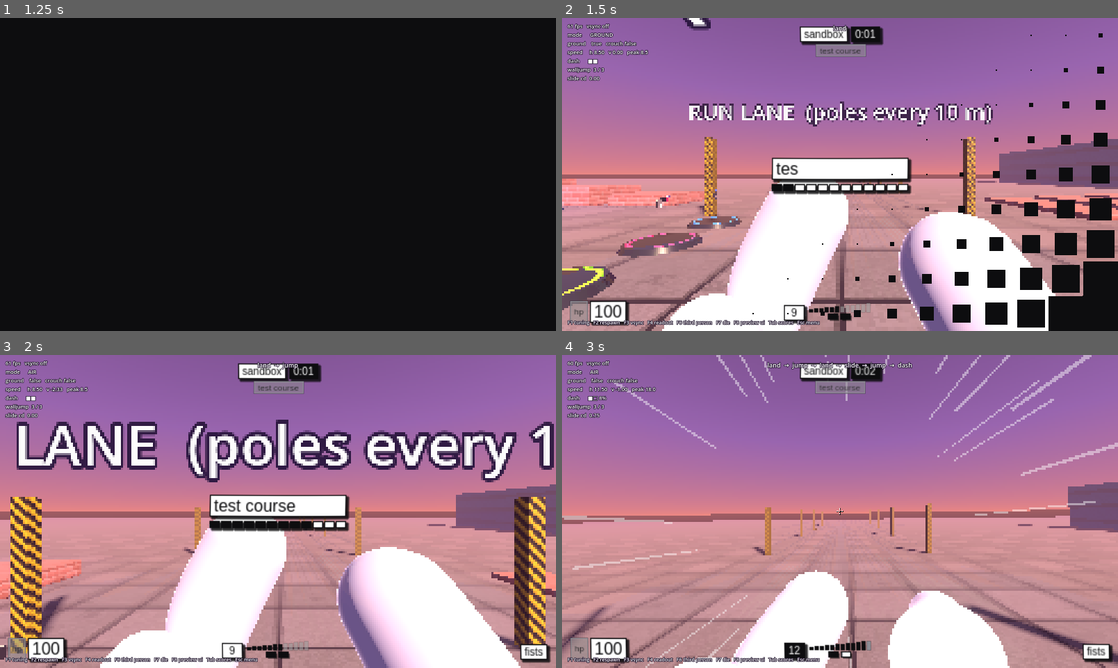
Above: before the commit, frames 1-4 (two rows, left to right).
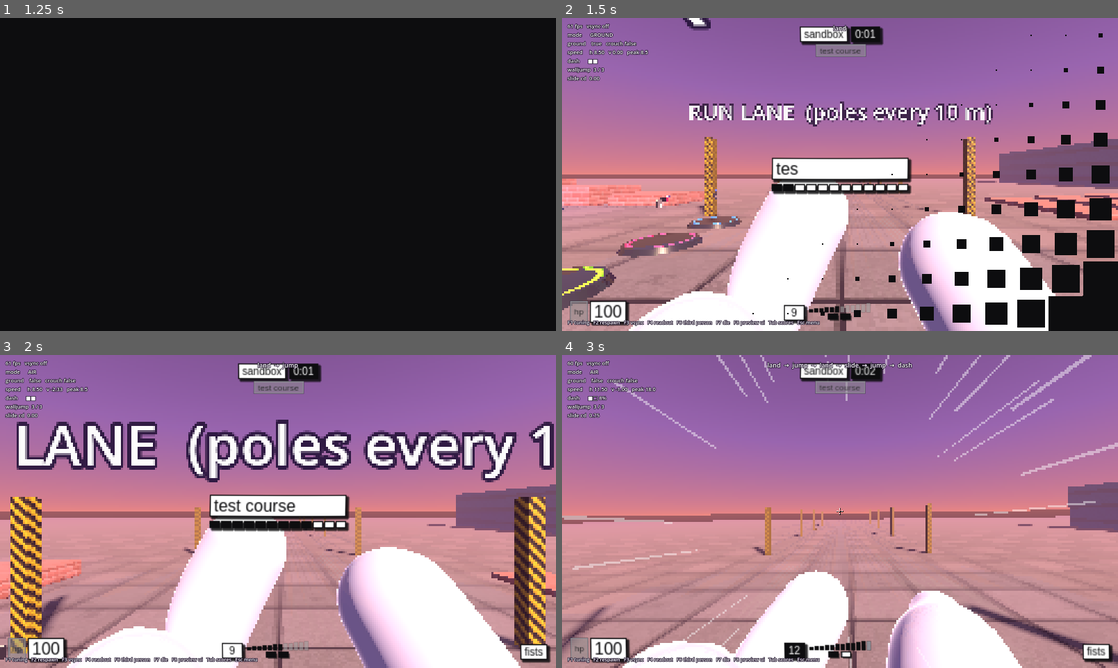
Above: after the commit, the same moments.

Repository: shrimpsooup2/xpl
Game: Godot game, scene res://scenes/main_menu.tscn
The game is run twice, just before and just after one commit, with the same random seed, the same clock (stepped at 60 frames per second) and the same inputs.
Inputs (mouse positions are in pixels of both pictures, inside the frame that each line leads up to):
- Up to frame 1 (1.25 s): click "play" at 0.5 s
- Up to frame 2 (1.5 s): move the mouse to (867, 174) at 1.27 s; hold W (move_forward) from 1.28 s (still down); hold Right mouse button (alt_fire) from 1.28 s (still down); click (867, 174) at 1.42 s
- Up to frame 3 (2 s): keep holding W (move_forward); keep holding Right mouse button (alt_fire); tap Space (jump) at 1.52 s
- Up to frame 4 (3 s): keep holding W (move_forward); move the mouse to (812, 511) at 2.02 s; release Right mouse button (alt_fire) at 2.03 s; tap Ctrl (crouch) at 2.1 s; click (812, 511) at 2.17 s; tap Space (jump) at 2.27 s; move the mouse to (851, 505) at 2.77 s; hold Shift (dash) from 2.78 s (still down); click (851, 505) at 2.92 s

Frame 1 is identical in both runs. In frame 2, 0.6% of the frame differs, in the area x 12-28%, y 87-100%; in frame 3, 0.6%; in frame 4, 2.2%, in the area x 10-83%, y 80-100%.

Commit message:
First-person arms carry on out of view instead of ending
Past the cut, each viewmodel arm continues as a sleeve rebuilt every
frame: straight on from the cut's rim (exactly where the skinned arm puts
it), then curving down and narrowing to end below the shoulder, in front
of the eye. The rounded back ends no longer show with fists up. Sleeves
stay off the line of sight at the eye's plane, where the viewmodel's
squeezed depth doesn't clip. Test: sleeves exist, no end in view, nothing
near the line of sight at the eye's plane (fists, jab, rifle, top-up).

Co-Authored-By: Claude Opus 5.5 <noreply@anthropic.com>
Claude-Session: https://claude.ai/code/session_01Tj9HxZHYVTVMQ6X4MXNMBu

Diff:
--- a/src/player/viewmodel.gd
+++ b/src/player/viewmodel.gd
@@ -17,6 +17,19 @@
 
 ## Each arm is cut off this far down the upper arm from the shoulder joint.
 const ARM_CUT_DEPTH := 0.1
+## From the cut, each arm carries on as a sleeve (first person only): straight
+## on up the upper arm (SLEEVE_HANDLE, rig meters), then curving down and back,
+## narrowing to SLEEVE_TIP of its width, to end SLEEVE_DROP below the shoulder
+## and SLEEVE_END in front of the eye, well out of view, so no end of an arm
+## ever shows, whichever way the arm points. It ends in front of the eye and
+## well below the line of sight: the squeezed depth (viewmodel.gdshaderinc)
+## doesn't clip at the near plane, so anything reaching behind the eye near
+## the line of sight would smear across the screen.
+const SLEEVE_HANDLE := 0.15
+const SLEEVE_DROP := 0.12
+const SLEEVE_END := 0.15
+const SLEEVE_TIP := 0.4
+const SLEEVE_RINGS := 8
 ## Vertical field of view it's drawn with, and how much of the camera's FOV
 ## swings (speed, slides, punches) it still follows.
 const FOV := 62.0
@@ -58,6 +71,8 @@
 var _root := Node3D.new()
 var _rig: Node3D
 var _arms: MeshInstance3D
+var _sleeves: MeshInstance3D
+var _sleeve_mesh := ArrayMesh.new()
 var _last_look := Vector2.ZERO
 var _has_look := false
 # Springs: position (m) and rotation (rad), each with a velocity.
@@ -78,6 +93,10 @@
 var _shoulder_rest := Vector3.ZERO  # Shoulders' midpoint, rig space turned and scaled.
 
 static var _arms_mesh: ArrayMesh
+## Where each arm is cut, for the sleeves: [{bone (the upper arm), along
+## (shoulder to elbow, rest), points, normals (the cut's rim, in order),
+## bones, weights, per (weights per vertex)}].
+static var _arm_ends: Array[Dictionary] = []
 
 
 func _ready() -> void:
@@ -105,15 +124,21 @@
 	skeleton.add_child(_arms)
 	_arms.skin = skeleton.create_skin_from_rest_transforms()
 	_arms.skeleton = _arms.get_path_to(skeleton)
-	_arms.material_override = WeaponModel.material(true)
-	_arms.set_instance_shader_parameter(&"color", PlayerModel.BODY_COLOR)
-	_arms.set_instance_shader_parameter(&"gloss", 0.25)
-	_arms.set_instance_shader_parameter(&"rim_amount", 0.3)
-	_arms.set_instance_shader_parameter(&"roughness_amount", 0.2)
-	_arms.cast_shadow = GeometryInstance3D.SHADOW_CASTING_SETTING_OFF
+	_sleeves = MeshInstance3D.new()
+	_sleeves.name = "Sleeves"
+	_sleeves.mesh = _sleeve_mesh
+	skeleton.add_child(_sleeves)
+	for mi: MeshInstance3D in [_arms, _sleeves]:
+		mi.material_override = WeaponModel.material(true)
+		mi.set_instance_shader_parameter(&"color", PlayerModel.BODY_COLOR)
+		mi.set_instance_shader_parameter(&"gloss", 0.25)
+		mi.set_instance_shader_parameter(&"rim_amount", 0.3)
+		mi.set_instance_shader_parameter(&"roughness_amount", 0.2)
+		mi.cast_shadow = GeometryInstance3D.SHADOW_CASTING_SETTING_OFF
 	layers = BodyLayers.new()
 	layers.name = "Layers"
 	skeleton.add_child(layers)
+	layers.modification_processed.connect(_update_sleeves)
 	if holder:
 		holder.equipped.connect(_on_equipped)
 		holder.fired.connect(_on_fired)
@@ -393,6 +418,7 @@
 static func arms_only(sk: Skeleton3D) -> ArrayMesh:
 	if _arms_mesh:
 		return _arms_mesh
+	_arm_ends.clear()
 	var arm_bones := {}
 	var cuts := {}  # Side -> [origin, direction] of the upper arm, rest pose.
 	for side: String in ["L", "R"]:
@@ -460,7 +486,8 @@
 						poly.append(_split_edge(arrays, past, split, a, b))
 				for k in range(1, poly.size() - 1):
 					kept.append_array([poly[0], poly[k], poly[k + 1]])
-		_cap_holes(arrays, kept)
+		for loop in _cap_holes(arrays, kept):
+			_remember_end(arrays, loop, cuts, upper_arm, per)
 		arrays[Mesh.ARRAY_INDEX] = kept
 		_arms_mesh.add_surface_from_arrays(Mesh.PRIMITIVE_TRIANGLES, arrays, [], {}, source.surface_get_format(s) & Mesh.ARRAY_FLAG_USE_8_BONE_WEIGHTS)
 	return _arms_mesh
@@ -492,10 +519,39 @@
 	return index
 
 
+## Keeps the rim of an arm's cut (`loop`, in the order the triangles run it)
+## for its sleeve.
+static func _remember_end(arrays: Array, loop: Array, cuts: Dictionary, upper_arm: Dictionary, per: int) -> void:
+	var verts: PackedVector3Array = arrays[Mesh.ARRAY_VERTEX]
+	var normals: PackedVector3Array = arrays[Mesh.ARRAY_NORMAL]
+	var bones: PackedInt32Array = arrays[Mesh.ARRAY_BONES]
+	var weights: PackedFloat32Array = arrays[Mesh.ARRAY_WEIGHTS]
+	var center := Vector3.ZERO
+	for v: int in loop:
+		center += verts[v]
+	center /= loop.size()
+	var side := "L" if center.x > 0.0 else "R"
+	var cut: Array = cuts[side]
+	if absf((center - (cut[0] as Vector3)).dot(cut[1]) - ARM_CUT_DEPTH) > 0.03:
+		return  # Not the cut.
+	var end := {"bone": upper_arm[side], "along": cut[1], "per": per,
+			"points": PackedVector3Array(), "normals": PackedVector3Array(),
+			"bones": PackedInt32Array(), "weights": PackedFloat32Array()}
+	for v: int in loop:
+		end.points.append(verts[v])
+		end.normals.append(normals[v])
+		for k in per:
+			end.bones.append(bones[v * per + k])
+			end.weights.append(weights[v * per + k])
+	_arm_ends.append(end)
+
+
 ## Closes every hole in the triangle list `indices` (appending to it and to
 ## the vertex arrays) with a fan around the hole's centre. The fan runs
 ## against the boundary edges' direction, so it faces outward like the rest.
-static func _cap_holes(arrays: Array, indices: PackedInt32Array) -> void:
+## Returns the holes' rims, each in the order the triangles run it.
+static func _cap_holes(arrays: Array, indices: PackedInt32Array) -> Array[Array]:
+	var loops: Array[Array] = []
 	var count := {}
 	for i in range(0, indices.size(), 3):
 		for k in 3:
@@ -523,6 +579,7 @@
 			v = n
 		if loop.size() < 3:
 			continue
+		loops.append(loop)
 		var center := Vector3.ZERO
 		for i in loop:
 			center += verts[i]
@@ -547,3 +604,85 @@
 			arrays[slot] = values
 	arrays[Mesh.ARRAY_VERTEX] = verts
 	arrays[Mesh.ARRAY_NORMAL] = normals
+	return loops
+
+
+## Rebuilds the sleeves on this frame's pose (see SLEEVE_HANDLE). Each starts
+## on the cut's rim exactly where the skinned arm puts it, and the rim is
+## carried along the curve, turning with it.
+func _update_sleeves() -> void:
+	_sleeve_mesh.clear_surfaces()
+	if _arm_ends.is_empty() or not _root.visible:
+		return
+	var skin := {}  # Bone -> its pose from rest, this frame.
+	var to_view := global_transform.affine_inverse() * skeleton.global_transform
+	var from_view := to_view.affine_inverse()
+	var verts := PackedVector3Array()
+	var normals := PackedVector3Array()
+	for end: Dictionary in _arm_ends:
+		var points: PackedVector3Array = end.points
+		var count := points.size()
+		var per: int = end.per
+		var rim := PackedVector3Array()
+		var rim_normals := PackedVector3Array()
+		var center := Vector3.ZERO
+		for i in count:
+			var p := Vector3.ZERO
+			var n := Vector3.ZERO
+			for k in per:
+				var w: float = end.weights[i * per + k]
+				if w <= 0.0:
+					continue
+				var b: int = end.bones[i * per + k]
+				if not skin.has(b):
+					skin[b] = skeleton.get_bone_global_pose(b) * skeleton.get_bone_global_rest(b).affine_inverse()
+				var m: Transform3D = skin[b]
+				p += (m * points[i]) * w
+				n += (m.basis * (end.normals[i] as Vector3)) * w
+			rim.append(p)
+			rim_normals.append(n.normalized())
+			center += p
+		center /= count
+		var bone: int = end.bone
+		var shoulder := skeleton.get_bone_global_pose(bone)
+		var from_rest := shoulder.basis * skeleton.get_bone_global_rest(bone).basis.inverse()
+		var back := -(from_rest * (end.along as Vector3)).normalized()
+		# A curve from the cut (heading back up the arm) to under the shoulder,
+		# just in front of the eye. Every point stays in front of the eye.
+		var p0 := center
+		var p1_view := to_view * (center + back * SLEEVE_HANDLE)
+		p1_view.z = minf(p1_view.z, -SLEEVE_END)
+		var p1 := from_view * p1_view
+		var shoulder_view := to_view * shoulder.origin
+		var p2 := from_view * Vector3(shoulder_view.x, minf(shoulder_view.y, (to_view * p0).y) - SLEEVE_DROP, -SLEEVE_END)
+		var turn := Quaternion.IDENTITY
+		var heading := back
+		var previous := rim
+		var previous_turn := turn
+		for j in range(1, SLEEVE_RINGS + 1):
+			var t := float(j) / SLEEVE_RINGS
+			var at := p0.lerp(p1, t).lerp(p1.lerp(p2, t), t)
+			var tangent := ((p1 - p0) * (1.0 - t) + (p2 - p1) * t).normalized()
+			if tangent.dot(heading) < 0.9999:
+				turn = Quaternion(heading, tangent) * turn
+			heading = tangent
+			var width := lerpf(1.0, SLEEVE_TIP, smoothstep(0.4, 1.0, t))
+			var ring := PackedVector3Array()
+			for i in count:
+				ring.append(at + turn * (rim[i] - center) * width)
+			for i in count:
+				var i1 := (i + 1) % count
+				verts.append_array([previous[i1], previous[i], ring[i], previous[i1], ring[i], ring[i1]])
+				normals.append_array([previous_turn * rim_normals[i1], previous_turn * rim_normals[i], turn * rim_normals[i],
+						previous_turn * rim_normals[i1], turn * rim_normals[i], turn * rim_normals[i1]])
+			previous = ring
+			previous_turn = turn
+		# Close the far end (out of sight behind the eye anyway).
+		for i in count:
+			verts.append_array([previous[(i + 1) % count], previous[i], p2])
+			normals.append_array([heading, heading, heading])
+	var arrays := []
+	arrays.resize(Mesh.ARRAY_MAX)
+	arrays[Mesh.ARRAY_VERTEX] = verts
+	arrays[Mesh.ARRAY_NORMAL] = normals
+	_sleeve_mesh.add_surface_from_arrays(Mesh.PRIMITIVE_TRIANGLES, arrays)
--- a/tests/cosmetics_tests.gd
+++ b/tests/cosmetics_tests.gd
@@ -3,7 +3,7 @@
 ## on the head, no hat means a team triangle over it, the hat flies off when
 ## the body falls apart and is back on respawn, the pick is saved, and the
 ## title screen's picker steps through them. Also: the first-person arms
-## are a closed mesh (no open rims at the cut).
+## are a closed mesh (no open rims at the cut) that carries on out of view.
 
 const TEST_PATH := "user://test_cosmetics.cfg"
 
@@ -261,6 +261,56 @@
 	check(teams.has(Hats.Team.RED) and teams.has(Hats.Team.BLUE), "both teams come up (%s)" % [teams.keys()])
 
 
+## Sleeve vertices in the eye's space, this frame.
+func sleeve_points(player: Player) -> PackedVector3Array:
+	var vm := player.viewmodel
+	var mesh: ArrayMesh = vm.get(&"_sleeve_mesh")
+	var out := PackedVector3Array()
+	if mesh.get_surface_count() == 0:
+		return out
+	var to_eye := vm.global_transform.affine_inverse() * vm.skeleton.global_transform
+	for v: Vector3 in mesh.surface_get_arrays(0)[Mesh.ARRAY_VERTEX]:
+		out.append(to_eye * v)
+	return out
+
+
+## Checks the sleeves this frame: they're there, their tails are out of view,
+## and nothing reaches the eye's plane near the line of sight (the viewmodel's
+## depth doesn't clip there, so that would smear across the screen).
+func check_sleeves(player: Player, what: String) -> void:
+	var points := sleeve_points(player)
+	check(points.size() > 100, "%s: the arms carry on as sleeves" % what)
+	var closest := INF
+	var tails_in_view := 0
+	var slope := tan(deg_to_rad(Viewmodel.FOV * 0.5))
+	for p in points:
+		if p.z > -0.03:
+			closest = minf(closest, Vector2(p.x, p.y).length())
+		if -p.z < 0.15 and absf(p.y) < -p.z * slope and absf(p.x) < -p.z * slope * 16.0 / 9.0:
+			tails_in_view += 1
+	check(closest > 0.2, "%s: nothing at the eye's plane near the line of sight (%.2f m off it)" % [what, closest])
+	check(tails_in_view == 0, "%s: no sleeve end in view (%d points)" % [what, tails_in_view])
+
+
+func test_first_person_arms_carry_on_out_of_view() -> void:
+	var player: Player = load("res://scenes/player.tscn").instantiate()
+	player.movement_params = MovementParams.new()
+	player.view_settings = ViewSettings.new()
+	world.add_child(player)
+	await frames(4)
+	check_sleeves(player, "fists")
+	player.viewmodel.layers.play(&"Punch_Jab", BodyLayers.UPPER_BODY, 1.4, 0.1, 0.75, 0.02, 0.12)
+	await frames(8)
+	check_sleeves(player, "jab")
+	player.weapons.give(Weapons.get_def(Weapons.RIFLE), -1)
+	await frames(12)
+	check_sleeves(player, "rifle")
+	player.viewmodel.layers.play(&"Pistol_Reload", BodyLayers.ARMS["L"], 1.8, 0.1, 1.0, 0.05, 0.12)
+	await frames(15)
+	check_sleeves(player, "top-up")
+	Input.mouse_mode = Input.MOUSE_MODE_VISIBLE
+
+
 func test_first_person_arms_are_a_closed_mesh() -> void:
 	var m := model_at(Vector3.ZERO)
 	await frames(1)
Not shown, changed: docs/GDD.md
